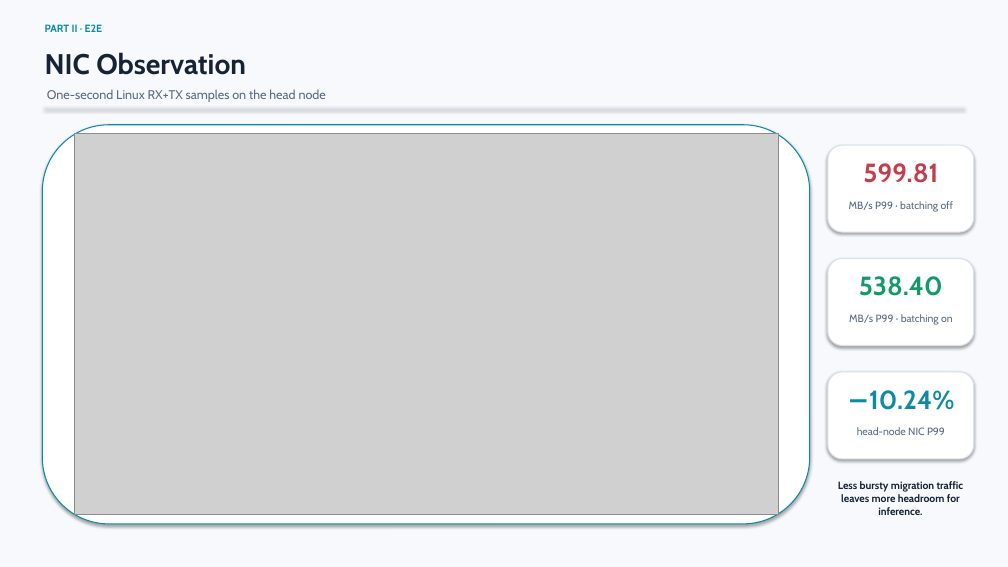
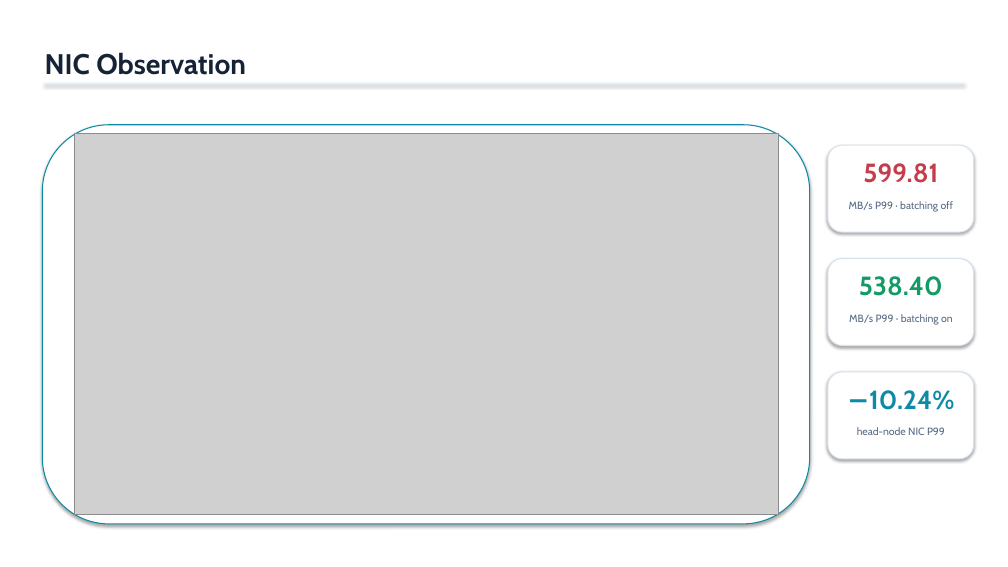
Before and after one commit to DOCCA0/vllm, a slide deck: slide 13 of benchmarks/eplb_rebalance/presentation/eplb_migration_batching.pptx (slide 12 before the commit). Drawn at 1008x567 pixels with LibreOffice and Linux fonts; fonts in the diff are those of the drawing; grey boxes stand for pictures. Boxes give left, top, right and bottom in pixels: in the first picture for what was removed or moved away, otherwise in the second. Text is boxed around its words. In the diff, an @@ line names an element or a change of style, - is before the commit and + after.

```diff
--- a/benchmarks/eplb_rebalance/presentation/eplb_migration_batching.pptx
+++ b/benchmarks/eplb_rebalance/presentation/eplb_migration_batching.pptx
@@ rectangle removed at (0, 0, 1008, 567) @@
@@ text removed at (45, 24, 102, 32) @@
-PART II · E2E
@@ line moved from (44, 108) - (964, 108) to (44, 84) - (964, 84) @@
@@ text removed at (47, 89, 326, 102) @@
-One-second Linux RX+TX samples on the head node
@@ text removed at (838, 481, 964, 515) @@
-Less bursty migration traffic leaves more headroom for inference.
```
Also in this commit, not shown: 9 other slides changed, 2 slides added, 1 slide removed, 1 other file.
